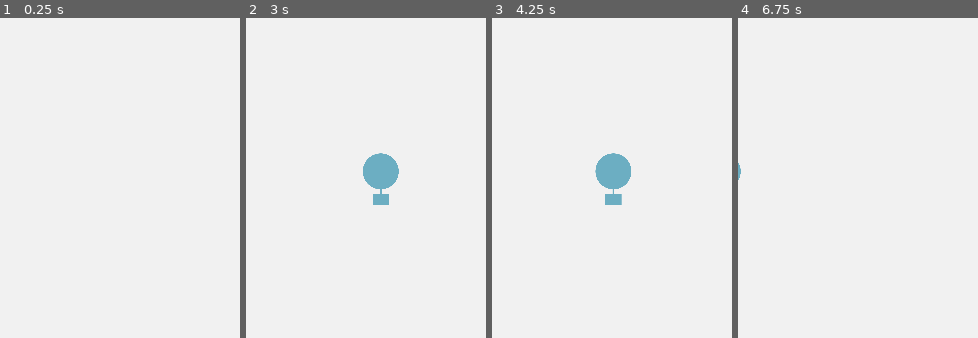
Above: before the commit, frames 1-4 (left to right).
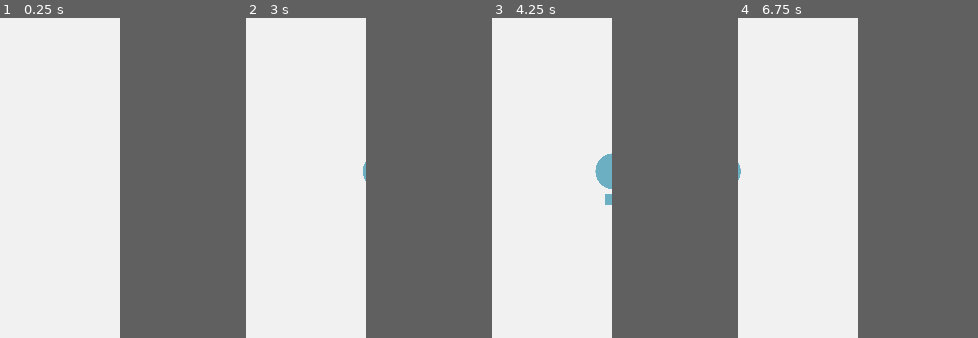
Above: after the commit, the same moments.

Repository: efenstakes/psnn
Game: Godot game, scene res://scenes/PSNN.tscn
Two runs of this game, one before a commit and one after it. Both use one fixed random seed, a clock stepped at 60 frames per second and the inputs below.
Inputs:
- Up to frame 1 (0.25 s): no input
- Up to frame 2 (3 s): tap Enter at 0.5 s; hold Right (ui_right) 0.53-1.28 s; hold Left (ui_left) 1.28-2.03 s; hold Right (ui_right) from 2.03 s (still down)
- Up to frame 3 (4.25 s): release Right (ui_right) at 3.53 s; hold Left (ui_left) from 3.53 s (still down)
- Up to frame 4 (6.75 s): release Left (ui_left) at 5.78 s; hold Right (ui_right) from 5.78 s (still down)
The pictures show only the part of the screen within x 50-100%, y 23-73%; the shares and areas given below are measured in that part.
In our replay, the window is 480x640 before the commit and 360x560 after it. These sizes can differ from the game's own. Grey fills any space a smaller window leaves; there, only what the larger window draws over its background counts as a difference.

The runs differ from the first frame. In frame 1, only the window size differs. In frame 2, 1.5% of the frame differs, in the area x 50-64%, y 42-59%; in frame 3, 0.9%; in frame 4, only the window size differs.

Commit message:
update screen size

Diff:
--- a/project.godot
+++ b/project.godot
@@ -21,8 +21,8 @@
 
 [display]
 
-window/size/width=480
-window/size/height=640
+window/size/width=360
+window/size/height=560
 
 [input]
 
